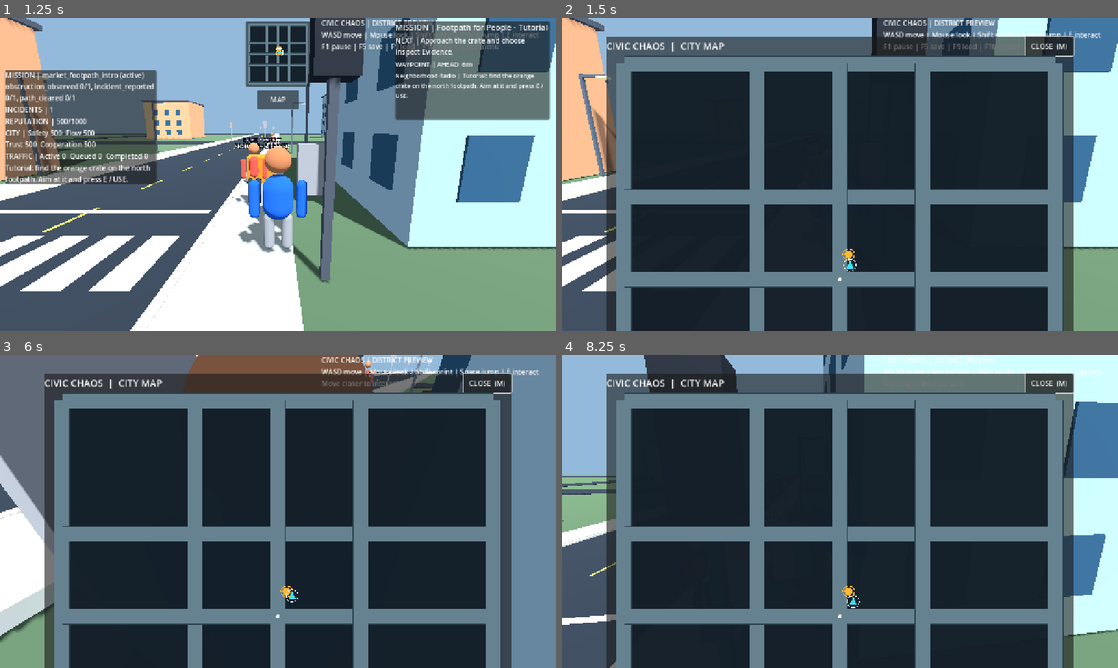
Above: before the commit, frames 1-4 (two rows, left to right).
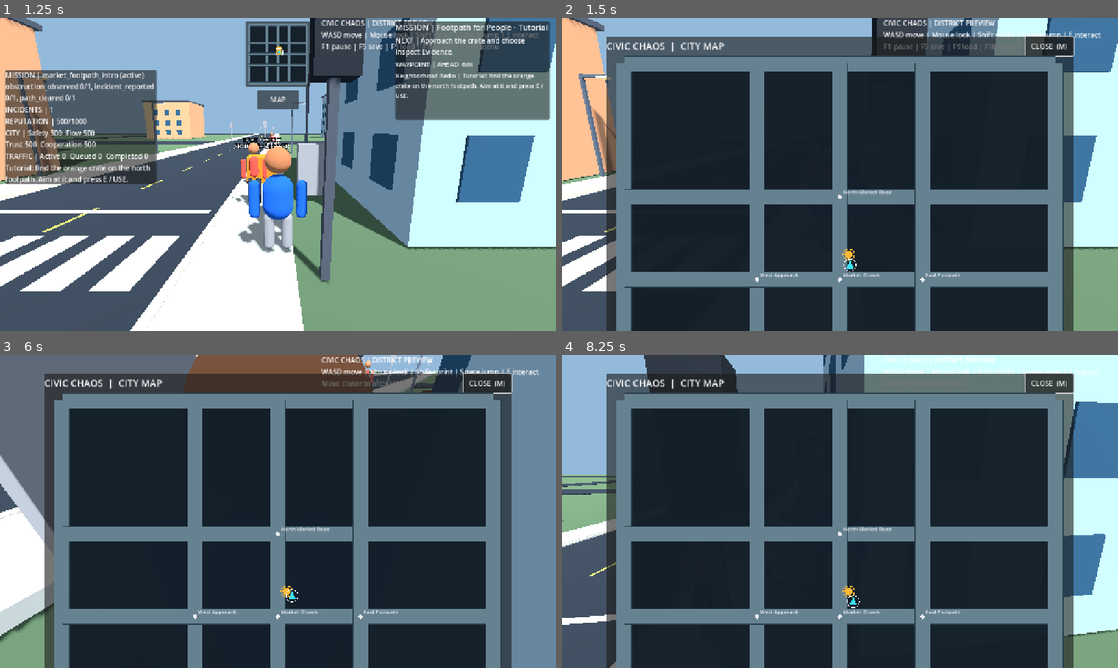
Above: after the commit, the same moments.

Repository: gauravprajapat-23/civic-chaos
Game: Godot game, scene res://scenes/core/menu.tscn
Same seed, same stepped clock (60 frames per second), same inputs: the game is played once before the commit and once after it.
Inputs (mouse positions are in pixels of both pictures, inside the frame that each line leads up to):
- Up to frame 1 (1.25 s): click "START STORY" at 0.5 s
- Up to frame 2 (1.5 s): click "MAP" at 1.25 s
- Up to frame 3 (6 s): move the mouse to (400, 495) at 2.02 s; hold D (move_right) 2.03-2.75 s; hold E (interact) 2.03-2.75 s; click (400, 495) at 2.17 s; drag from (166, 527) to (250, 574) at 2.77 s; move the mouse to (333, 442) at 3.52 s; hold D (move_right) 3.53-4.28 s; tap M at 3.6, 5.85 s; tap E (interact) at 4.25, 4.35 s; move the mouse to (272, 517) at 4.27 s; hold W (move_forward) from 4.28 s (still down); tap Space (jump) at 4.52, 5.27 s; move the mouse to (316, 514) at 5.02 s; hold Shift (sprint) 5.03-5.78 s; move the mouse to (233, 508) at 5.77 s
- Up to frame 4 (8.25 s): tap Space (jump) at 6.02, 7.52 s; move the mouse to (845, 511) at 6.52 s; hold E (interact) 6.53-7.28 s; tap F10 (restart_game) at 7.25 s; move the mouse to (817, 505) at 7.27 s; release W (move_forward) at 7.28 s; hold D (move_right) 7.28-8.03 s; tap Shift (sprint) at 7.35 s; tap E (interact) at 8 s; move the mouse to (867, 511) at 8.02 s; hold W (move_forward) from 8.03 s (still down); tap M at 8.1 s

Frame 1 is identical in both runs. In frame 2, 0.2% of the frame differs, in the area x 34-72%, y 54-85%; in frame 3, 0.2%; in frame 4, 0.2%.

Commit message:
feat(map): render route distance selectable landmarks and live objective pins [skip ci]

Diff:
--- a/scripts/ui/civic_city_map.gd
+++ b/scripts/ui/civic_city_map.gd
@@ -5,6 +5,7 @@
 signal toggle_requested
 
 const RoadLayout = preload("res://scripts/world/city_road_layout.gd")
+const MapRoutes = preload("res://scripts/ui/civic_map_routes.gd")
 const EXTENT: float = RoadLayout.EXTENT_M
 const INSET: float = 16.0
 const ROAD := Color(0.40, 0.51, 0.57)
@@ -12,6 +13,14 @@
 const PLAYER := Color(0.24, 0.88, 0.96)
 const TARGET := Color(1.0, 0.72, 0.20)
 const MAP_BACKGROUND := Color(0.075, 0.12, 0.16, 0.96)
+const ROUTE_COLOR := Color(0.20, 0.91, 0.64)
+## Descriptive, grounded map landmarks, not extra missions or unlocks.
+const LANDMARKS := [
+    {"name": "Market Chowk", "position": Vector3(0, 0, 0)},
+    {"name": "West Approach", "position": Vector3(-46, 0, 0)},
+    {"name": "East Footpath", "position": Vector3(46, 0, 0)},
+    {"name": "North Market Road", "position": Vector3(0, 0, -46)}
+]
 
 var player_position: Vector3 = Vector3.ZERO
 var player_forward: Vector3 = Vector3.FORWARD
@@ -24,6 +33,11 @@
 var close_button: Button
 var mission_text: Label
 var _map_area: Control
+var road_graph: CivicRoadGraph
+var selected_location: int = -1 # -1 means live mission waypoint
+var route_state: Dictionary = {}
+var navigation_label: Label
+var location_buttons: Array[Button] = []
 
 func _ready() -> void:
     layer = 19
@@ -70,6 +84,23 @@
     _map_area.mouse_filter = Control.MOUSE_FILTER_STOP
     _map_area.draw.connect(_draw_large)
     stack.add_child(_map_area)
+    var selector := HBoxContainer.new()
+    selector.name = "MapLocations"
+    selector.add_theme_constant_override("separation", 5)
+    stack.add_child(selector)
+    var titles: Array[String] = ["MISSION", "CHOWK", "WEST", "EAST", "NORTH"]
+    for i in range(titles.size()):
+        var location := Button.new()
+        location.text = titles[i]
+        location.custom_minimum_size = Vector2(58, 42)
+        location.size_flags_horizontal = Control.SIZE_EXPAND_FILL
+        location.pressed.connect(_select_location.bind(i - 1))
+        selector.add_child(location)
+        location_buttons.append(location)
+    navigation_label = Label.new()
+    navigation_label.name = "RouteDistance"
+    navigation_label.autowrap_mode = TextServer.AUTOWRAP_WORD_SMART
+    stack.add_child(navigation_label)
     mission_text = Label.new()
     mission_text.autowrap_mode = TextServer.AUTOWRAP_WORD_SMART
     mission_text.text = "Blue: You   |   Gold: Active objective   |   M: Close map"
@@ -101,11 +132,45 @@
     player_position = at
     player_forward = facing
     mission_state = objective.duplicate(true)
+    _update_route()
     if mission_text != null:
         var objective_title: String = str(objective.get("title", "Explore the city"))
         var description: String = str(objective.get("objective", "Find the next civic task"))
         mission_text.text = "YOU: blue arrow   |   OBJECTIVE: gold pin\n%s  —  %s" % [objective_title, description]
     _redraw()
+
+func set_road_graph(graph: CivicRoadGraph) -> void:
+    road_graph = graph
+    _update_route()
+
+func _select_location(index: int) -> void:
+    selected_location = index
+    _update_route()
+    _redraw()
+
+func _navigation_goal() -> Dictionary:
+    if selected_location >= 0 and selected_location < LANDMARKS.size():
+        return {"has_target": true, "target": LANDMARKS[selected_location]["position"],
+            "title": LANDMARKS[selected_location]["name"]}
+    var target: Variant = mission_state.get("target", null)
+    if bool(mission_state.get("has_target", false)) and target is Vector3:
+        return {"has_target": true, "target": target, "title": str(mission_state.get("title", "Active mission"))}
+    return {"has_target": false, "title": "No active waypoint"}
+
+func _update_route() -> void:
+    var destination: Dictionary = _navigation_goal()
+    route_state = {}
+    if bool(destination.get("has_target", false)) and road_graph != null:
+        route_state = MapRoutes.plan(road_graph, player_position, destination["target"])
+    if navigation_label != null:
+        if not bool(destination.get("has_target", false)):
+            navigation_label.text = "No location selected. Choose a landmark to explore."
+        elif bool(route_state.get("ok", false)):
+            navigation_label.text = "%s  |  Road route: %d m  |  Direct: %d m" % [
+                str(destination["title"]), int(roundf(float(route_state["distance_m"]))),
+                int(roundf(float(route_state["direct_m"])))]
+        else:
+            navigation_label.text = "%s  |  Road route unavailable" % str(destination["title"])
 
 func _redraw() -> void:
     if map_surface != null:
@@ -160,9 +225,18 @@
         canvas.draw_line(horizontal_a, horizontal_b, ROAD_EDGE, width + 2.0)
         canvas.draw_line(vertical_a, vertical_b, ROAD, width)
         canvas.draw_line(horizontal_a, horizontal_b, ROAD, width)
+    if bool(route_state.get("ok", false)):
+        var path: PackedVector3Array = route_state["points"]
+        for index in range(1, path.size()):
+            canvas.draw_line(world_to_map(path[index - 1], area),
+                world_to_map(path[index], area), ROUTE_COLOR, 4.0 if detailed else 2.0, true)
     if detailed:
-        var center := world_to_map(Vector3.ZERO, area)
-        canvas.draw_circle(center, 4.0, Color(0.95, 0.95, 0.95))
+        var font: Font = ThemeDB.fallback_font
+        for landmark in LANDMARKS:
+            var center: Vector2 = world_to_map(landmark["position"], area)
+            canvas.draw_circle(center, 4.5, Color(0.93, 0.93, 0.95))
+            canvas.draw_string(font, center + Vector2(7, -7), str(landmark["name"]),
+                HORIZONTAL_ALIGNMENT_LEFT, -1, 12, Color(0.96, 0.97, 0.99))
     var marker: Variant = mission_state.get("target", null)
     if bool(mission_state.get("has_target", false)) and marker is Vector3:
         var point := world_to_map(marker, area)
